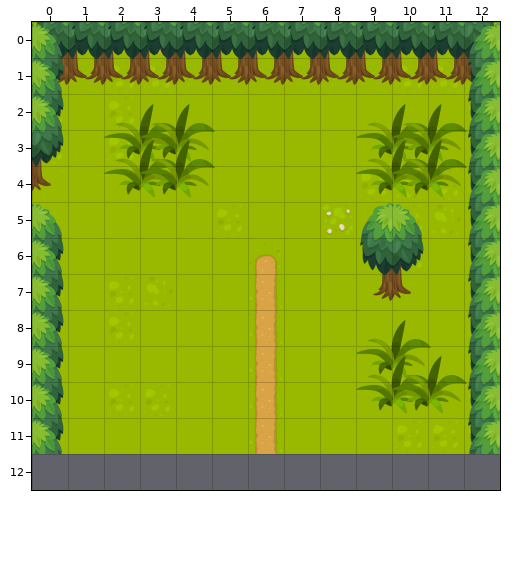
Tiled map (JSON): assets/data/map/map01.json. That is the earlier state.
Cells are 256x256 px. Shown: x 0..12, y 0..12.
After the commit:
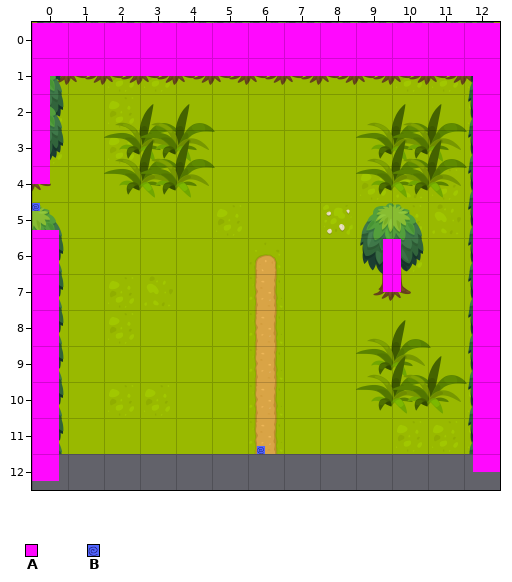
Key: from "info": A 0, B 1.
Objects are placed by their top-left corner, in cells (3,4 is the top-left corner of cell 3,4); size is 1x1 cell unless given.
From old to new:
Layer "InfoMap" (added):
A new object: A "obstacle" at 0,0 size 12.5x1.5.
A new object: A "obstacle" at 0,0.3 size 0.5x4.2.
A new object: B "warp" at 0,5 size 0.2x0.2.
A new object: A "obstacle" at 9.8,6 size 0.5x1.5.
A new object: B "warp" at 6.2,11.8 size 0.2x0.2.
A new object: A "obstacle" at 12.2,0 size 0.8x12.5.
A new object: A "obstacle" at 0,5.8 size 0.8x7.
Where, in picture pixels (left, top, right, bottom), the same in both pictures:
added: (32, 23, 500, 481)
